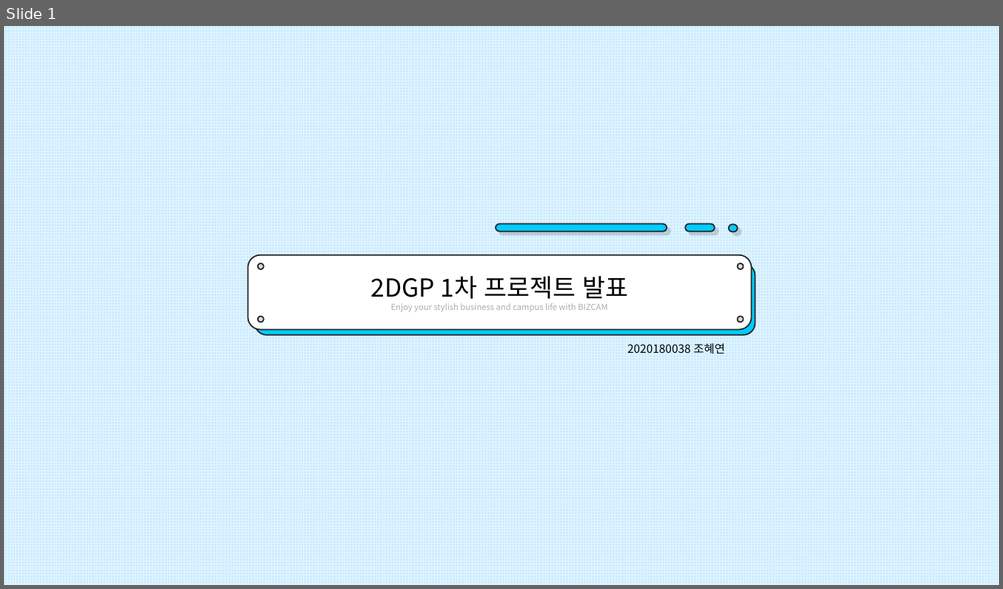
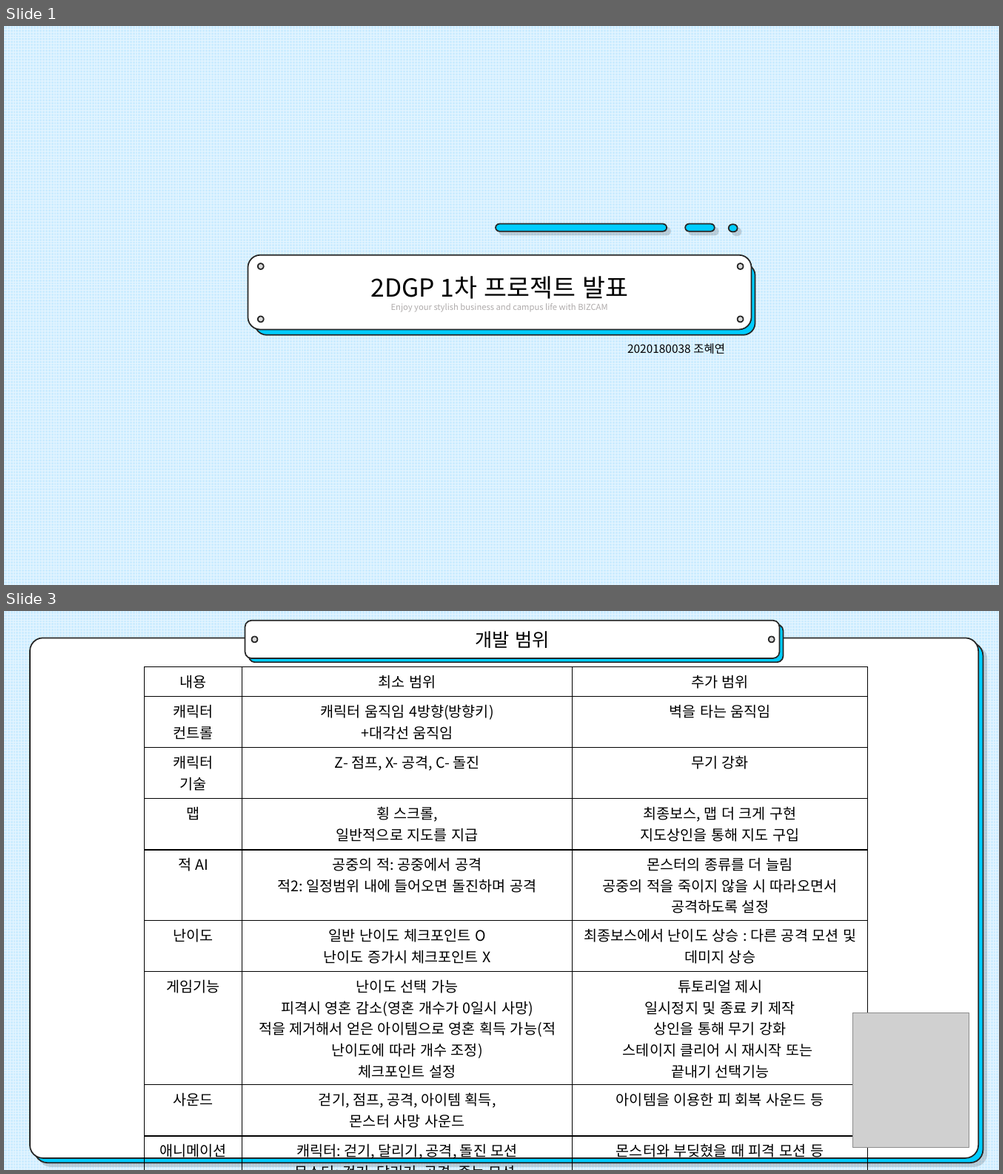
Before and after one commit to yeonii01/2020180038_2DGP_DRILL, a slide deck: 프로젝트1차/프로젝트 1차 발표 ppt.pptx. Shown one above the other, each under a label of ours: slide 1 before the commit, slides 1 and 3 after it; the slides between them are not shown. The pictures are 1003x589 and 1003x1174 pixels, drawn with LibreOffice and Linux fonts; fonts in the diff are those of the drawing; grey boxes stand for pictures. Boxes give left, top, right and bottom in pixels: in the first picture for what was removed or moved away, otherwise in the second. Text is boxed around its words. In the diff, an @@ line names an element or a change of style, - is before the commit and + after.

Commit message:
게임 컨셉, 개발 범위 수정

```diff
--- a/프로젝트1차/프로젝트 1차 발표 ppt.pptx
+++ b/프로젝트1차/프로젝트 1차 발표 ppt.pptx
@@ slide 3 added at (x1=4, y1=611, x2=999, y2=1170), background pattern #E5F5FF on #CCECFF @@
@@ group added at (x1=30, y1=621, x2=983, y2=1163): 4 rounded rectangles, 2 ellipses @@
+개발 범위
@@ table added at (x1=145, y1=667, x2=868, y2=1164), 9 rows, 3 columns @@
+내용 | 최소 범위 | 추가 범위
+캐릭터 / 컨트롤 | 캐릭터 움직임 4방향(방향키) / +대각선 움직임 | 벽을 타는 움직임
+캐릭터 / 기술 | Z- 점프, X- 공격, C- 돌진 | 무기 강화
+맵 | 횡 스크롤, / 일반적으로 지도를 지급 | 최종보스, 맵 더 크게 구현 / 지도상인을 통해 지도 구입
+적 AI | 공중의 적: 공중에서 공격 / 적2: 일정범위 내에 들어오면 돌진하며 공격 | 몬스터의 종류를 더 늘림 / 공중의 적을 죽이지 않을 시 따라오면서 공격하도록 설정
+난이도 | 일반 난이도 체크포인트 O / 난이도 증가시 체크포인트 X | 최종보스에서 난이도 상승 : 다른 공격 모션 및 데미지 상승
+게임기능 | 난이도 선택 가능 / 피격시 영혼 감소(영혼 개수가 0일시 사망) / 적을 제거해서 얻은 아이템으로 영혼 획득 가능(적 난이도에 따라 개수 조정) / 체크포인트 설정 | 튜토리얼 제시 / 일시정지 및 종료 키 제작 / 상인을 통해 무기 강화 / 스테이지 클리어 시 재시작 또는 / 끝내기 선택기능
+사운드 | 걷기, 점프, 공격, 아이템 획득, / 몬스터 사망 사운드 | 아이템을 이용한 피 회복 사운드 등
+애니메이션 | 캐릭터: 걷기, 달리기, 공격, 돌진 모션 / 몬스터: 걷기, 달리기, 공격, 죽는 모션 | 몬스터와 부딪혔을 때 피격 모션 등
@@ picture added at (x1=853, y1=1013, x2=969, y2=1147) @@
```
Also in this commit, not shown: 3 slides changed, 1 other slide added, 3 slides removed.
